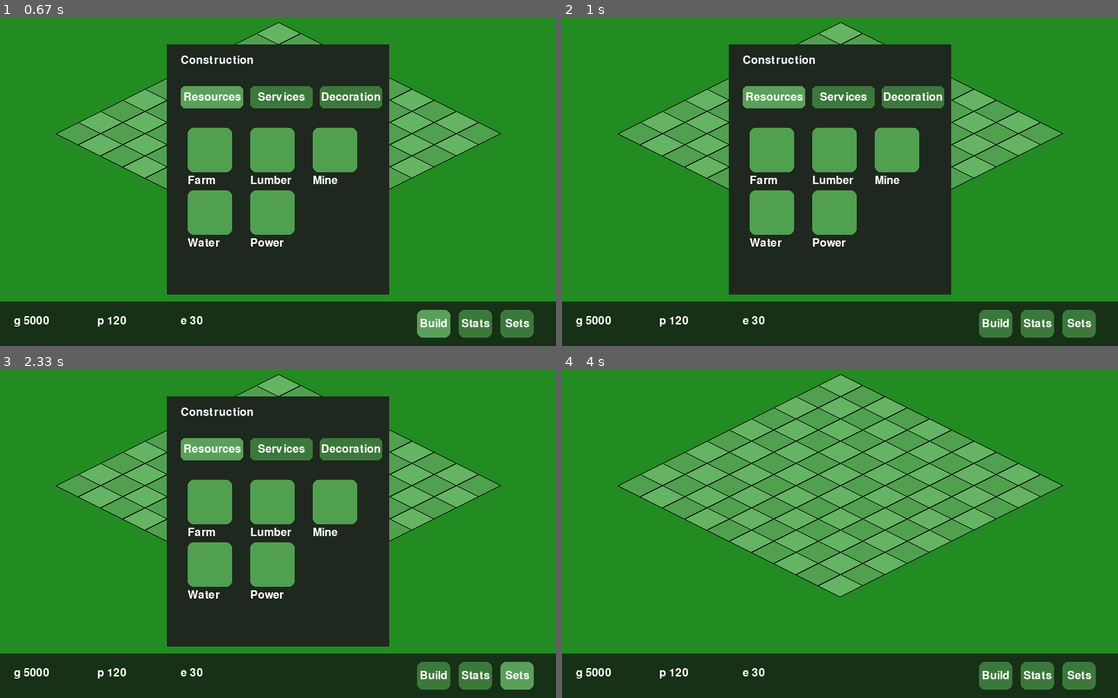
Above: before the commit, frames 1-4 (two rows, left to right).
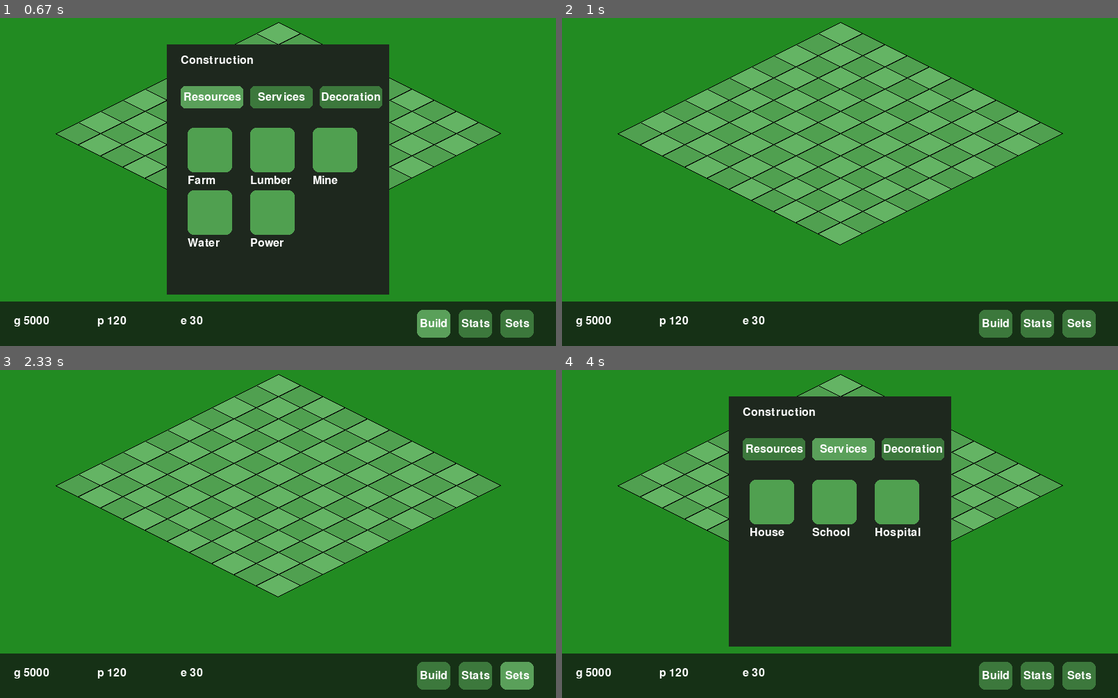
Above: after the commit, the same moments.

Repository: tdimnet/learn-pygame-by-doing
Game: pygame game, started from v3/app.py
Two runs of this game, one before a commit and one after it. Both use one fixed random seed, a clock stepped at 60 frames per second and the inputs below.
Inputs (mouse positions are in pixels of both pictures, inside the frame that each line leads up to):
- Up to frame 1 (0.67 s): click "Build" at 0.38 s
- Up to frame 2 (1 s): click (840, 165) at 0.72 s
- Up to frame 3 (2.33 s): click "Stats" at 1.05 s; click (483, 635) at 1.38 s; click "Sets" at 2.22 s
- Up to frame 4 (4 s): click (823, 419) at 2.55 s; click "Build" at 3.38 s; click (845, 448) at 3.72 s

Frame 1 is identical in both runs. In frame 2, 26% of the frame differs, in the area x 30-70%, y 8-85%; in frame 3, 26%; in frame 4, 27%.

Commit message:
Now allow user to select a building from the list

Diff:
--- a/v3/app.py
+++ b/v3/app.py
@@ -65,8 +65,10 @@
         menu_surface: pygame.Surface,
         font: pygame.font.Font,
         items: list,
-        offset_x: int) -> None:
+        offset_x: int) -> dict:
+    item_rects = {}
     start_y = 120
+
     for i, name in enumerate(items):
         tx = 30 + (i % 3) * 90 + offset_x
         ty = start_y + (i // 3) * 90
@@ -76,6 +78,10 @@
 
         label = font.render(name, True, WHITE)
         menu_surface.blit(label, (tx, ty + 68))
+
+        item_rects[name] = rect
+
+    return item_rects
 
 
 def draw_build_menu(
@@ -84,7 +90,7 @@
         anim_t: float,
         active_category: str,
         previous_category: str,
-        category_anim: float) -> dict:
+        category_anim: float):
     x = (SCREEN_WIDTH - MENU_WIDTH) // 2
     y_closed = SCREEN_HEIGHT
     y_open = SCREEN_HEIGHT - MENU_HEIGHT - HUD_HEIGHT - 10
@@ -114,37 +120,39 @@
     content_width = MENU_WIDTH
     slide = int(content_width * (1 - category_anim))
 
-    if previous_category:
-        draw_items(
-            menu_surface,
-            font,
-            BUILD_CATEGORIES[previous_category],
-            -slide
-        )
-
+    item_buttons = {}
     if category_anim < 1.0:
-        # animation en cours
-        draw_items(
+        if previous_category:
+            draw_items(
+                menu_surface,
+                font,
+                BUILD_CATEGORIES[previous_category],
+                -slide
+            )
+
+        item_buttons = draw_items(
             menu_surface,
             font,
             BUILD_CATEGORIES[active_category],
             content_width - slide
         )
     else:
-        # état stable → pas de décalage
-        draw_items(
+        item_buttons = draw_items(
             menu_surface,
             font,
             BUILD_CATEGORIES[active_category],
             0
         )
 
+
     screen.blit(menu_surface, (x, y))
 
-    return {
-        cat: pygame.Rect(x + r.x, y + r.y, r.w, r.h)
-        for cat, r in category_rects.items()
-    }
+    return (
+        {cat: pygame.Rect(x + r.x, y + r.y, r.w, r.h)
+        for cat, r in category_rects.items()},
+        {name: pygame.Rect(x + r.x, y + r.y, r.w, r.h)
+        for name, r in item_buttons.items()},
+    )
 
 
 def draw_hud(
@@ -210,12 +218,15 @@
     menu_anim_speed = 6.0
 
     hud_buttons = None
-    menu_buttons = {}
+    menu_buttons, item_buttons = {}, {}
 
     active_category = "Resources"
     previous_category = ""
     category_anim = 1.0
     category_anim_speed = 8.0
+
+    build_mode = False
+    selected_building = None
 
     offset = (
         SCREEN_WIDTH // 2,
@@ -245,8 +256,16 @@
                             active_category = cat
                             category_anim = 0.0
 
+                    for name, rect in item_buttons.items():
+                        if rect.collidepoint(mouse_pos):
+                            build_mode = True
+                            selected_building = name
+                            menu_open = False
+
 
         # Idle economy update
+
+        print(selected_building)
 
 
         # Draw update
@@ -264,7 +283,7 @@
             menu_anim = max(0.0, menu_anim - dt * menu_anim_speed)
 
         if menu_anim > 0:
-            menu_buttons = draw_build_menu(screen, font, menu_anim,
+            menu_buttons, item_buttons = draw_build_menu(screen, font, menu_anim,
                                            active_category, previous_category,
                                            category_anim)
 
